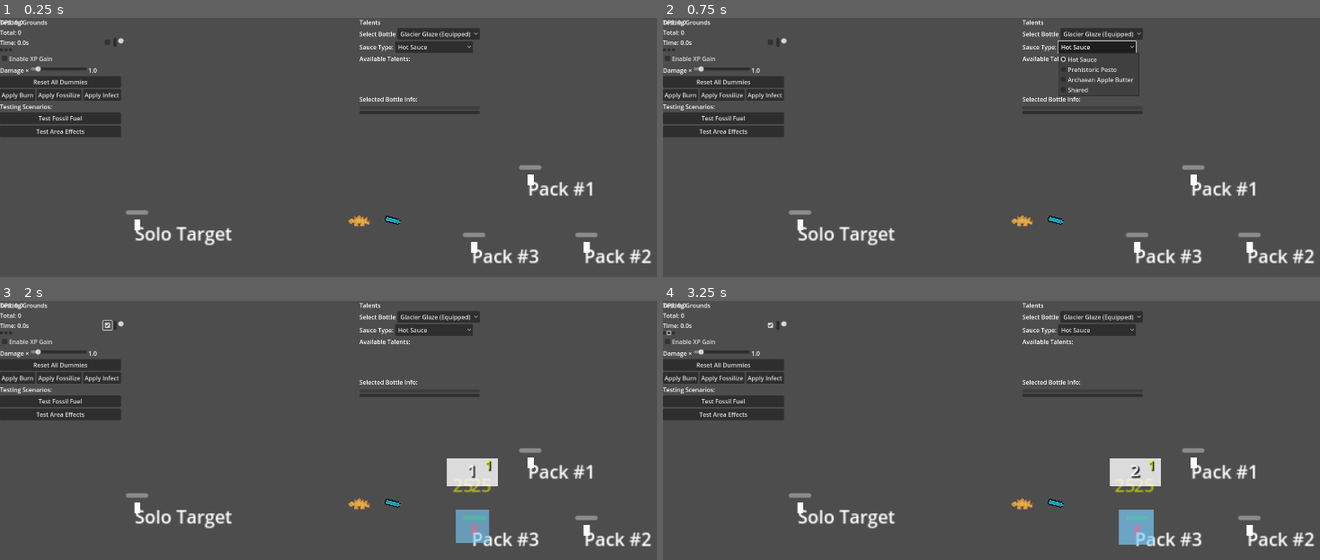
Above: before the commit, frames 1-4 (two rows, left to right).
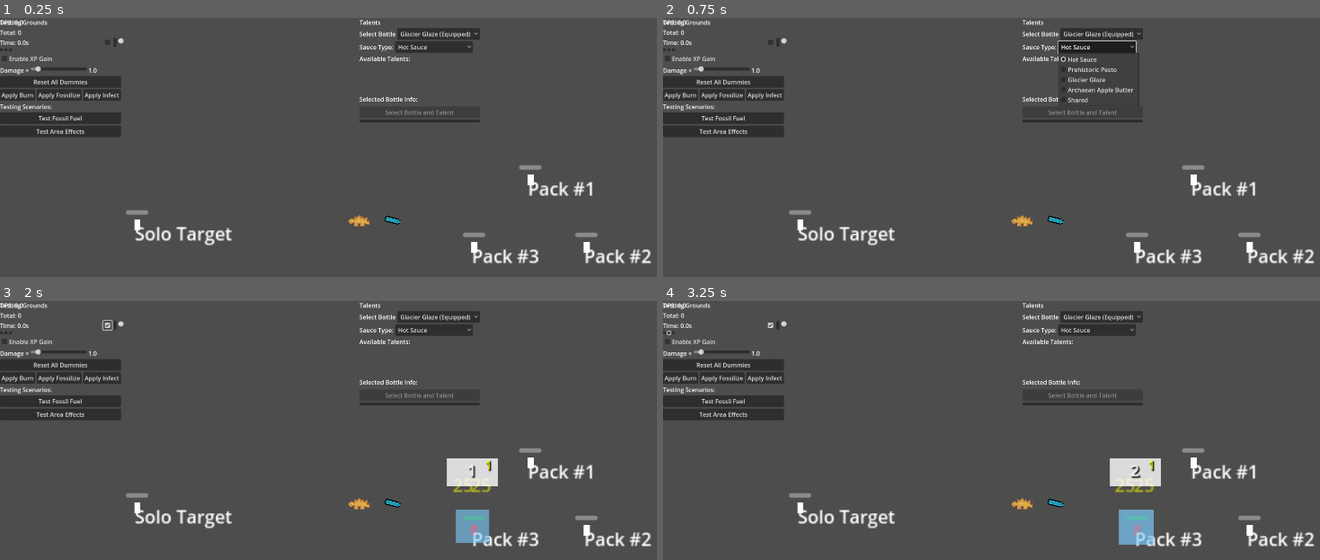
Above: after the commit, the same moments.

Repository: DadImScared/nuggs-and-zuggs-revamped
Game: Godot game, scene res://Scenes/TestingGrounds/testing_grounds.tscn
The game is run twice, just before and just after one commit, with the same random seed, the same clock (stepped at 60 frames per second) and the same inputs. This scene is started directly instead of the project's main scene.
Inputs (mouse positions are in pixels of both pictures, inside the frame that each line leads up to):
- Up to frame 1 (0.25 s): no input
- Up to frame 2 (0.75 s): click "Hot Sauce" at 0.5 s
- Up to frame 3 (2 s): click (105, 324) at 1.25 s
- Up to frame 4 (3.25 s): click (663, 332) at 2 s; click (669, 332) at 2.75 s

The runs differ from the first frame. In frame 1, 0.3% of the frame differs, in the area x 54-74%, y 35-41%; in frame 2, 0.6%, in the area x 54-74%, y 22-41%; in frame 3, 0.3%; in frame 4, 0.3%.

Commit message:
add premafrost

Diff:
--- a/Effects/stacking_effect.gd
+++ b/Effects/stacking_effect.gd
@@ -77,7 +77,7 @@
 	var immediate_effect = _create_immediate_effect(enemy, base_color, params)
 	#var tick_effect = _create_tick_effect(enemy, params["damage"], base_color, source_bottle)
 	var tick_effect = null
-	print(params.get("damage"), " ---------------")
+
 	if params.get("damage", 0.0) > 1.0:
 		tick_effect = _create_tick_effect(enemy, params["damage"], base_color, source_bottle)
 
@@ -164,7 +164,6 @@
 
 func _create_tick_effect(enemy: Node2D, tick_damage: float, color: Color, source_bottle: Node):
 	if tick_damage <= 0.1:
-			DebugControl.debug_combat("Just a Debuff")
 			return null
 	return func():
 		if not is_instance_valid(enemy):
--- a/Scenes/Enemies/base_enemy_script.gd
+++ b/Scenes/Enemies/base_enemy_script.gd
@@ -370,7 +370,7 @@
 		if effect.has("effect_data") and effect.effect_data.has("tick_effect"):
 			var tick_effect = effect.effect_data.tick_effect
 			var tick_interval = effect.effect_data.get("tick_interval", 1.0)  # Default 1 second
-			print(tick_interval, " -----------------")
+
 			# Initialize tick timer if not exists
 			if not effect.has("tick_timer"):
 				effect.tick_timer = 0.0
@@ -378,7 +378,7 @@
 			effect.tick_timer += delta
 
 			# Execute tick effect
-			if tick_interval > 0.0 and effect.tick_timer >= tick_interval and tick_effect and tick_effect.is_valid():
+			if tick_interval > 0 and effect.tick_timer >= tick_interval and tick_effect.is_valid():
 				tick_effect.call()
 				effect.tick_timer = 0.0  # Reset tick timer
 
@@ -454,10 +454,19 @@
 		var bonus_damage = actual_damage * get_meta("damage_amplification")
 		actual_damage += bonus_damage
 		#print("⚡ Amplified: +%.1f bonus damage" % bonus_damage)
-
+	var timestamp = Time.get_time_string_from_system()
+	if "Glacier Glaze" in source_bottle_id:
+		print("🎯 PRECISE DAMAGE TRACKING:")
+		print("  Time: %s" % timestamp)
+		print("  Source: %s" % source_bottle_id)
+		print("  Damage: %.1f" % actual_damage)
+		print("  Enemy Health: %.1f → %.1f" % [health, health - actual_damage])
+
+		# Check what cold effects are active
+		print("  Active cold stacks: %d" % get_total_stack_count("cold"))
+		print("  Cold effect present: %s" % str(stacking_effects.keys()))
 	# Rest of existing damage logic...
 	health -= actual_damage
-
 	# NEW: Update generic health bar instead of old container
 	if health_bar and is_instance_valid(health_bar):
 		health_bar.update_health(health)
--- a/Scenes/TestingGrounds/talent_panel.gd
+++ b/Scenes/TestingGrounds/talent_panel.gd
@@ -75,6 +75,9 @@
 	else:
 		print("❌ No Prehistoric Pesto in talent_pools")
 
+	if TalentManager.talent_pools.has("Glacier Glaze"):
+		available_talents["Glacier Glaze"] = TalentManager.talent_pools["Glacier Glaze"]
+
 	if TalentManager.talent_pools.has("Archaean Apple Butter"):
 		available_talents["Archaean Apple Butter"] = TalentManager.talent_pools["Archaean Apple Butter"]
 		print("✅ Loaded Archaean Apple Butter: %d talents" % available_talents["Archaean Apple Butter"].size())
@@ -127,6 +130,14 @@
 			bottle_selector.add_item(bottle_name)
 
 	print("🍶 Found %d bottles for talent testing" % current_bottles.size())
+
+	# AUTO-SELECT FIRST EQUIPPED BOTTLE
+	if current_bottles.size() > 0:
+		bottle_selector.selected = 0  # Select first bottle
+		_on_bottle_selected(0)        # Trigger the selection logic
+		print("✅ Auto-selected first bottle: %s" % current_bottles[0].sauce_data.sauce_name)
+	else:
+		print("❌ No bottles available to auto-select")
 
 func _on_bottle_selected(index: int):
 	"""Handle bottle selection"""
--- a/Singletons/sauce_effect_manager.gd
+++ b/Singletons/sauce_effect_manager.gd
@@ -86,7 +86,8 @@
 		BaseSauceResource.SpecialEffectType.POISON:
 			_apply_poison_effect(enemy, sauce_resource, sauce_level, source_bottle_id)
 		BaseSauceResource.SpecialEffectType.FREEZE:
-			_apply_freeze_effect(enemy, sauce_resource, sauce_level, source_bottle_id)
+			pass
+			#_apply_freeze_effect(enemy, sauce_resource, sauce_level, source_bottle_id)
 		BaseSauceResource.SpecialEffectType.CHAIN:
 			_apply_chain_effect(projectile, enemy, sauce_resource, sauce_level, source_bottle_id)
 		BaseSauceResource.SpecialEffectType.EXPLODE:
--- a/Talents/glacier_glaze.gd
+++ b/Talents/glacier_glaze.gd
@@ -7,6 +7,13 @@
 func build_talent_pool():
 	"""Build the complete talent pool for Glacier Glaze"""
 	var glacier_glaze_talents = [
+		create_trigger_talent(
+			"Permafrost",
+			"+50% cold effect duration - Ancient ice that never melts",
+			1,
+			[_create_permafrost_trigger()],
+			TalentManager.TalentTheme.DAMAGE
+		)
 		#create_trigger_talent(
 			#"Glacial Touch",
 			#"60% chance to apply cold to enemies - slow but inevitable, like the glaciers",
@@ -34,3 +41,12 @@
 	trigger.effect_parameters["cold_color"] = Color(0.7, 0.9, 1.0, 0.8)  # Light blue
 
 	return trigger
+
+func _create_permafrost_trigger() -> TriggerEffectResource:
+	"""Creates the Permafrost trigger - enhances cold effect duration"""
+	var trigger = TriggerEffectResource.new()
+	trigger.trigger_name = "permafrost"
+	trigger.trigger_type = TriggerEffectResource.TriggerType.PASSIVE
+	trigger.enhances = ["cold"]  # Enhances cold effects
+	trigger.effect_parameters["duration_multiplier"] = 1.5  # +50% duration
+	return trigger
